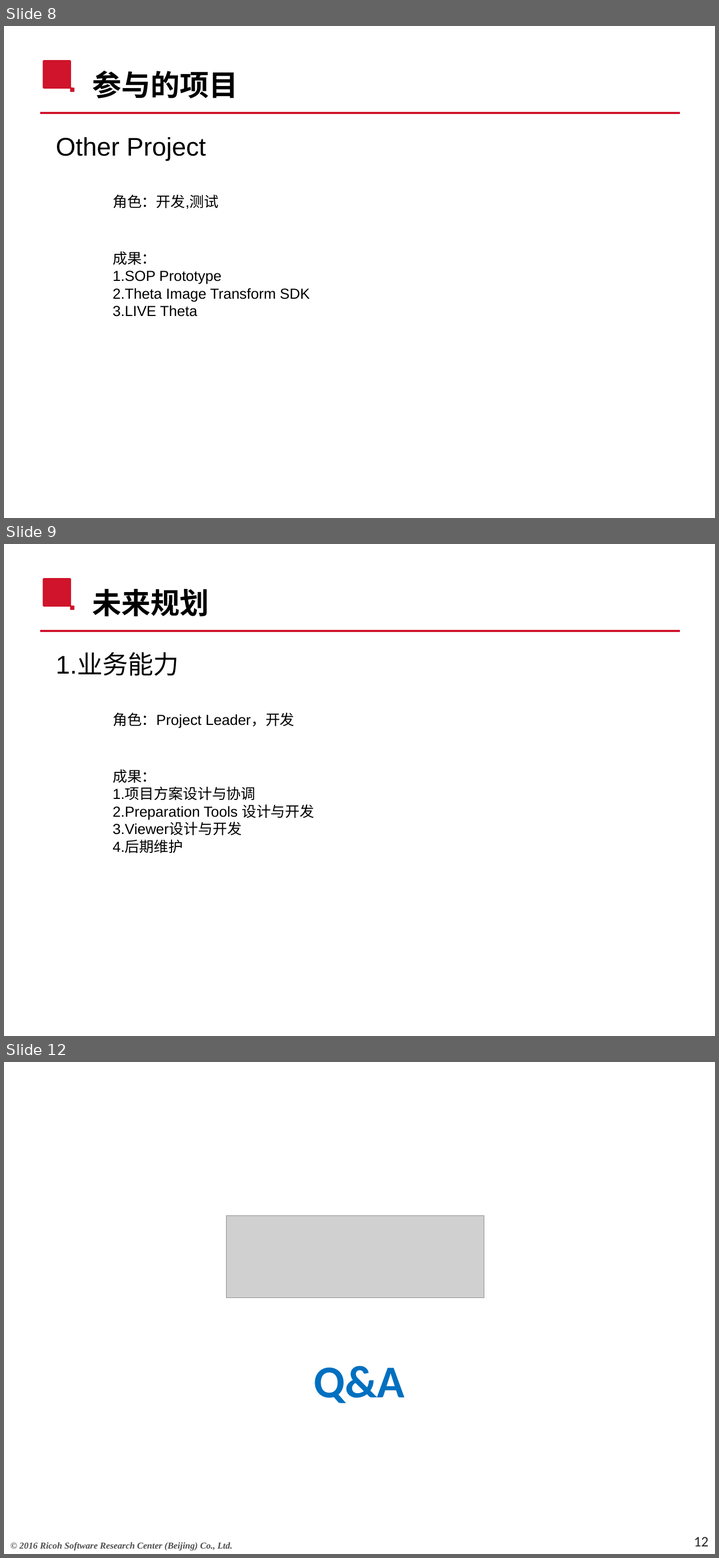
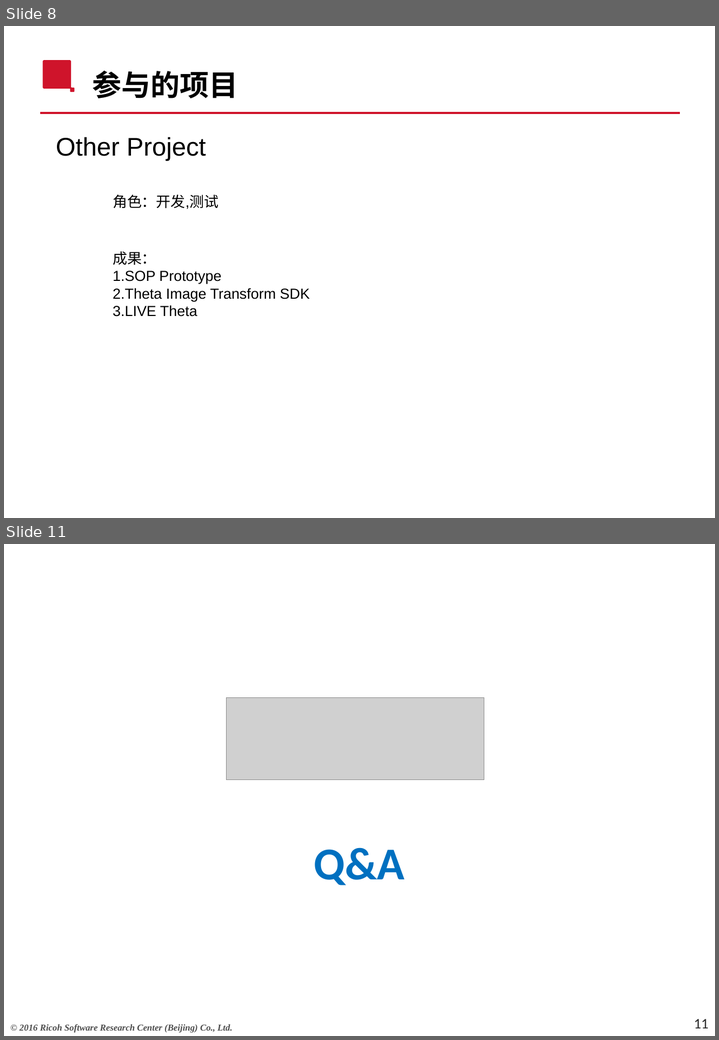
Before and after one commit to boyuanH/MyDocs, a slide deck: MyWorks/升职/Promotion.pptx. Shown one above the other, each under a label of ours: slides 8, 9 and 12 before the commit, slides 8 and 11 after it; the slides between them are not shown. The pictures are 719x1558 and 719x1040 pixels, drawn with LibreOffice and Linux fonts; fonts in the diff are those of the drawing; grey boxes stand for pictures; background and template pictures are left out. Boxes give left, top, right and bottom in pixels: in the first picture for what was removed or moved away, otherwise in the second. Text is boxed around its words. In the diff, an @@ line names an element or a change of style, - is before the commit and + after.

```diff
--- a/MyWorks/升职/Promotion.pptx
+++ b/MyWorks/升职/Promotion.pptx
@@ slide 9 removed at (x1=4, y1=544, x2=715, y2=1036), background #FFFFFF; not listed: 2 template elements that a slide beside it also shows @@
@@ title removed at (x1=92, y1=589, x2=209, y2=616) @@
-未来规划
@@ text removed at (x1=56, y1=654, x2=179, y2=676) @@
-1.业务能力
@@ text removed at (x1=113, y1=712, x2=295, y2=728) @@
-角色：Project Leader，开发
@@ text removed at (x1=113, y1=769, x2=314, y2=853) @@
-成果：
-1.项目方案设计与协调
-2.Preparation Tools 设计与开发
-3.Viewer设计与开发
-4.后期维护
@@ what was slide 12 is now slide 11 @@
@@ page number at (x1=694, y1=1019, x2=708, y2=1028): text changed @@
-12
+11
```
Also in this commit, not shown: 4 slides changed, 1 slide added, 1 other slide removed, 1 other file.
